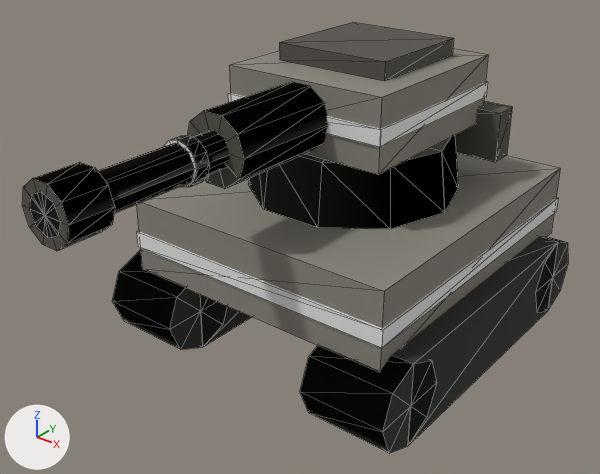
One commit to the glTF model assets/dist/dweller_robot_sentinel/lod1.glb: the scene before it, then after it.
The view is the same before and after, from a camera (50 mm lens) standing at (5.26, -7.59, 5.58) and looking at (0.06, -1.08, 1.55). The axes (+X, +Y, +Z) are drawn at lower left. The lights are the same throughout. The older version comes first. Mesh edges are drawn as thin lines. Vertices at exactly the same position are counted once.

Before the edit, the objects in view are built like this:
```python
me_dweller_robot_sentinel = bpy.data.meshes.new('dweller_robot_sentinel')
me_dweller_robot_sentinel.from_pydata(...)  # 235 vertices, 424 faces; spans x -1.95..1.95, y -4.2..2.2, z 0.0..3.5
# faces by material slot: [56, 144, 152, 72]
me_dweller_robot_sentinel.materials.append(mat_metal)  # grey #8a867c
me_dweller_robot_sentinel.materials.append(mat_metal_dark)  # dark grey #56534c
me_dweller_robot_sentinel.materials.append(mat_rubber)  # black #2e2d2b
me_dweller_robot_sentinel.materials.append(mat_team_trim)  # white #e7e7e7
ob_dweller_robot_sentinel = bpy.data.objects.new('dweller_robot_sentinel', me_dweller_robot_sentinel)
ob_dweller_robot_sentinel.location = (0.0, 0.0, 0.0)
```
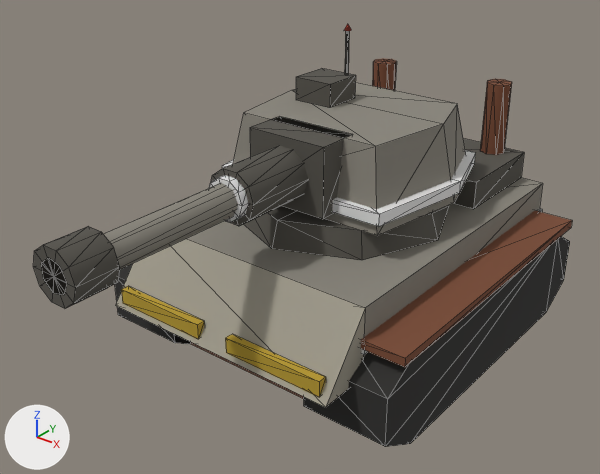
Boxes (x1, y1, x2, y2) around the edits, measured in the pictures (600 x 474 px):
'dweller_robot_sentinel', reshaped
    before: (22, 22, 568, 453)
    after: (33, 24, 572, 447)
part 1 of me_dweller_robot_sentinel, added
    after: (453, 138, 524, 209)
part 2 of me_dweller_robot_sentinel, added
    after: (244, 205, 449, 260)
part 3 of me_dweller_robot_sentinel, added
    after: (296, 68, 356, 108)
part 4 of me_dweller_robot_sentinel, added
    after: (345, 31, 349, 73)
part 5 of me_dweller_robot_sentinel, added
    after: (250, 116, 353, 219)
part 6 of me_dweller_robot_sentinel, added
    after: (211, 146, 308, 226)
part 7 of me_dweller_robot_sentinel, added (yellow)
    after: (225, 334, 326, 397)
part 8 of me_dweller_robot_sentinel, added (yellow)
    after: (121, 286, 204, 339)
part 9 of me_dweller_robot_sentinel, added (brown)
    after: (361, 211, 572, 367)
part 10 of me_dweller_robot_sentinel, added (brown)
    after: (480, 79, 512, 155)
part 11 of me_dweller_robot_sentinel, added (brown)
    after: (372, 58, 396, 90)
part 12 of me_dweller_robot_sentinel, added
    after: (209, 175, 248, 222)
part 13 of me_dweller_robot_sentinel, rebuilt
    before: (112, 250, 251, 350)
    after: (115, 263, 190, 344)
part 14 of me_dweller_robot_sentinel, rebuilt
    before: (300, 237, 568, 453)
    after: (304, 237, 570, 447)
part 15 of me_dweller_robot_sentinel, rebuilt
    before: (249, 135, 458, 229)
    after: (233, 82, 465, 236)
part 16 of me_dweller_robot_sentinel, rebuilt
    before: (136, 153, 560, 371)
    after: (116, 178, 543, 407)
part 17 of me_dweller_robot_sentinel, added
    after: (33, 183, 238, 309)
part 18 of me_dweller_robot_sentinel, deleted
    before: (22, 22, 558, 348)
part 19 of me_dweller_robot_sentinel, reshaped
    before: (455, 101, 512, 162)
    after: (190, 150, 476, 399)

Patch to the scene script:
```diff
--- a/assets/dist/dweller_robot_sentinel/lod1.glb.py
+++ b/assets/dist/dweller_robot_sentinel/lod1.glb.py
@@ me_dweller_robot_sentinel @@
-me_dweller_robot_sentinel.from_pydata(...)  # 235 vertices, 424 faces; spans x -1.95..1.95, y -4.2..2.2, z 0.0..3.5
+me_dweller_robot_sentinel.from_pydata(...)  # 293 vertices, 484 faces; spans x -2.0..2.0, y -4.2..2.13, z 0.0..3.5
+# me_dweller_robot_sentinel part 1: a new loose piece, a box spanning x -1.2..1.2, y 0.8..2.1, z 1.55..1.9, in mat_metal_dark (dark grey #56534c)
+# me_dweller_robot_sentinel part 2: a new loose piece, an 8-sided cut cone along z (radius 1.3 at the low end, 1.2 at the high end) spanning x -1.3..1.3, y -1.5..1.1, z 1.55..1.85, in mat_metal_dark (dark grey #56534c)
+# me_dweller_robot_sentinel part 3: a new loose piece, a box spanning x -0.75..-0.25, y -0.15..0.35, z 2.75..3.03, in mat_metal_dark (dark grey #56534c)
+# me_dweller_robot_sentinel part 4: a new loose piece, a 5-sided cylinder along z spanning x -0.72..-0.675, y 0.776..0.824, z 2.75..3.45, in mat_metal_dark (dark grey #56534c)
+# me_dweller_robot_sentinel part 5: a new loose piece, a box spanning x -0.5..0.5, y -1.25..-0.75, z 1.95..2.75, in mat_metal_dark (dark grey #56534c)
+# me_dweller_robot_sentinel part 6: a new loose piece, a 10-sided cylinder along y spanning x -0.3..0.3, y -2.1..-1.2, z 2.06..2.64, in mat_metal_dark (dark grey #56534c)
+# me_dweller_robot_sentinel part 7: a new loose piece, a box spanning x 0.2..1.4, y -2.47..-2.37, z 0.8..0.98, in mat_metal_hazard (yellow #b89a2e)
+# me_dweller_robot_sentinel part 8: a new loose piece, a box spanning x -1.4..-0.2, y -2.47..-2.37, z 0.8..0.98, in mat_metal_hazard (yellow #b89a2e)
+# me_dweller_robot_sentinel part 9: a new loose piece, a box spanning x 0.9..2.0, y -1.95..1.95, z 1.12..1.22, in mat_rust_metal (brown #7a4b34)
+# me_dweller_robot_sentinel part 10: a new loose piece, an 8-sided cylinder along z spanning x 0.69..1.01, y 1.74..2.06, z 1.9..2.8, in mat_rust_metal (brown #7a4b34)
+# me_dweller_robot_sentinel part 11: a new loose piece, an 8-sided cylinder along z spanning x -1.01..-0.69, y 1.74..2.06, z 1.9..2.8, in mat_rust_metal (brown #7a4b34)
+# me_dweller_robot_sentinel part 12: a new loose piece, a 10-sided cylinder along y spanning x -0.23..0.23, y -2.19..-2.05, z 2.13..2.57, in mat_team_trim (white #e7e7e7)
+# me_dweller_robot_sentinel part 13: the loose piece of 38 vertices spanning x -1.95..-0.95, y -2.2..2.2, z 0.0..1.0 is rebuilt with 16 vertices and now spans x -1.95..-0.95, y -2.13..2.13, z 0.0..1.12
+# me_dweller_robot_sentinel part 14: the loose piece of 38 vertices spanning x 0.95..1.95, y -2.2..2.2, z 0.0..1.0 is rebuilt with 16 vertices and now spans x 0.95..1.95, y -2.13..2.13, z 0.0..1.12
+# me_dweller_robot_sentinel part 15: the loose piece of 24 vertices spanning x -1.25..1.25, y -1.19..1.19, z 1.8..2.5 is rebuilt with 12 vertices and now spans x -1.25..1.25, y -1.05..1.1, z 1.85..2.75, in mat_metal (grey #8a867c)
+# me_dweller_robot_sentinel part 16: the loose piece of 8 vertices spanning x -1.7..1.7, y -1.9..2.1, z 0.9..1.8 is rebuilt with 10 vertices and now spans x -1.5..1.5, y -2.5..2.1, z 0.75..1.55
+# me_dweller_robot_sentinel part 17: a new loose piece of 37 vertices spanning x -0.28..0.28, y -4.2..-0.4, z 2.08..2.62
+# me_dweller_robot_sentinel part 18: 7 loose pieces with 119 vertices, spanning x -1.72..1.72, y -4.2..2.12, z 1.2..3.5, are deleted
+# me_dweller_robot_sentinel part 19: 8 vertices removed from x -1.3..1.3, y 1.05..1.35, z 2.1..2.7; 20 vertices added at x -1.3..1.3, y -1.9..2.1, z 0.15..2.12
+# other edits to the shape of me_dweller_robot_sentinel do not show in these pictures
 me_dweller_robot_sentinel.materials.append(mat_metal)
@@ me_dweller_robot_sentinel @@
 me_dweller_robot_sentinel.materials.append(mat_team_trim)
+me_dweller_robot_sentinel.materials.append(mat_lens_red)  # red #d4452f
+me_dweller_robot_sentinel.materials.append(mat_metal_hazard)  # yellow #b89a2e
+me_dweller_robot_sentinel.materials.append(mat_metal_light)  # grey #a29d8e
+me_dweller_robot_sentinel.materials.append(mat_rust_metal)  # brown #7a4b34
```
